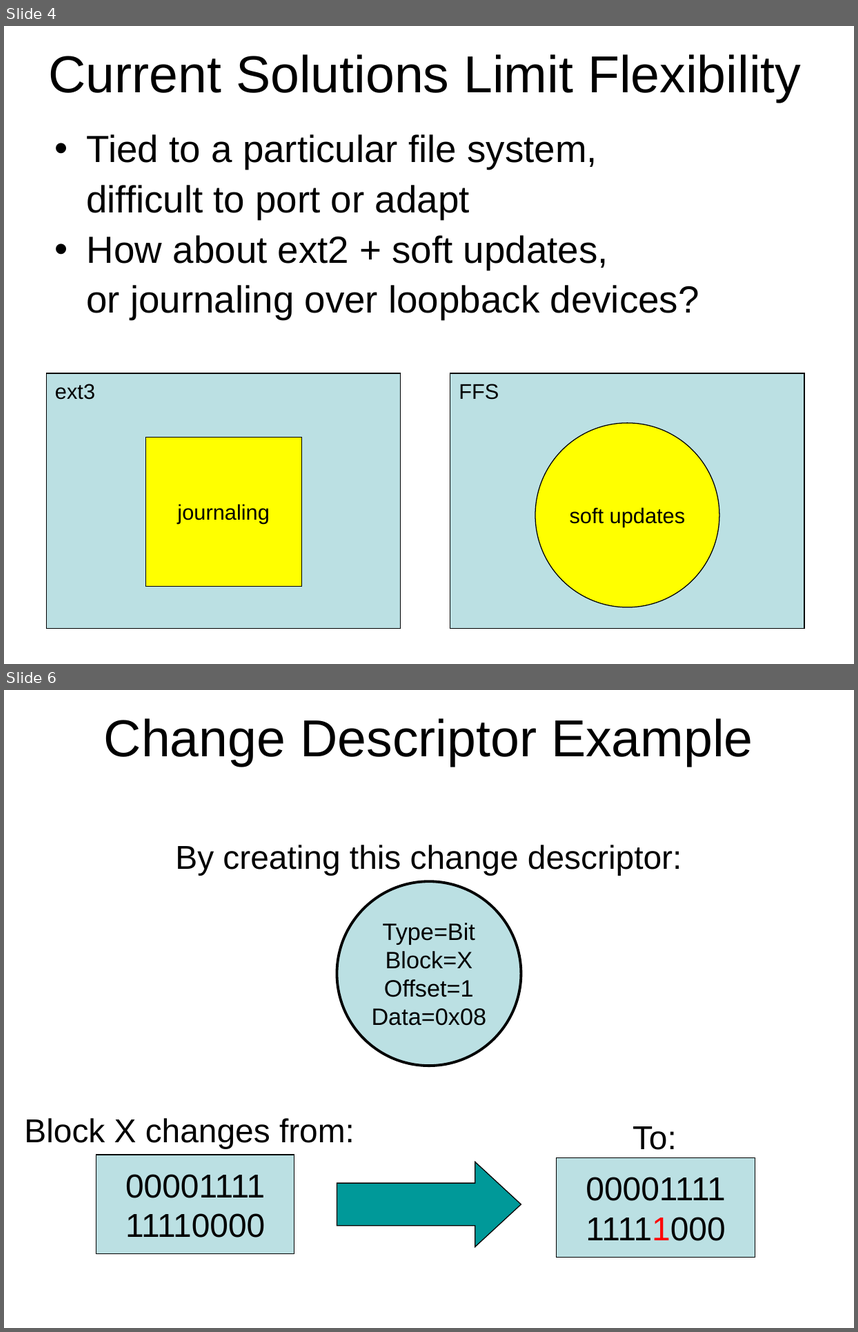
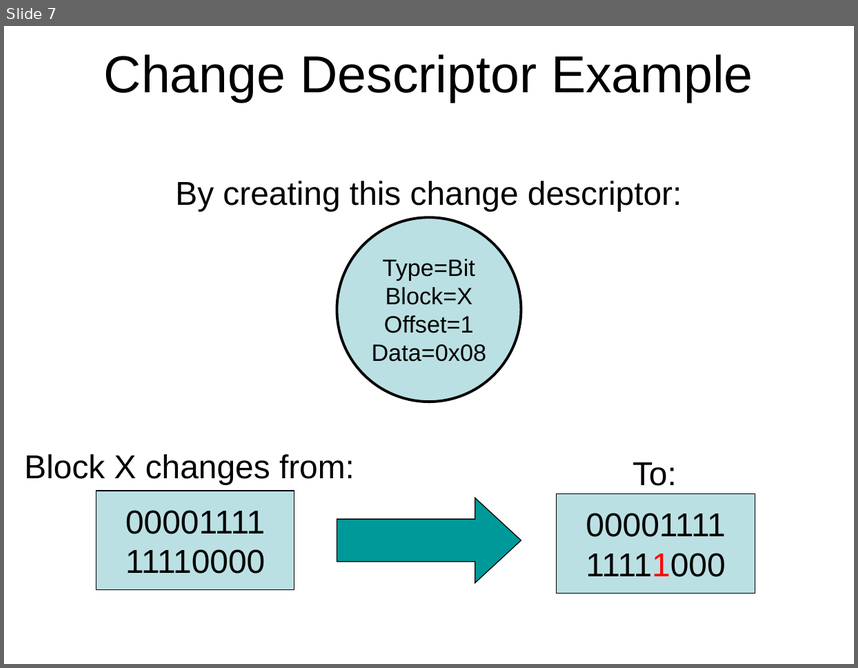
Before and after one commit to ucla-readable/fstitch-doc, a slide deck: sosp_wip/sosp_wip_kudos.ppt. Shown one above the other, each under a label of ours: slides 4 and 6 before the commit, slide 7 after it; the slides between them are not shown. The pictures are 858x1332 and 858x668 pixels, drawn with LibreOffice and Linux fonts; fonts in the diff are those of the drawing. Boxes give left, top, right and bottom in pixels: in the first picture for what was removed or moved away, otherwise in the second. Text is boxed around its words. In the diff, an @@ line names an element or a change of style, - is before the commit and + after.

```diff
--- a/sosp_wip/sosp_wip_kudos.ppt
+++ b/sosp_wip/sosp_wip_kudos.ppt
@@ slide 4 removed at (4, 26, 854, 664), background #FFFFFF @@
@@ title removed at (48, 54, 801, 103) @@
-Current Solutions Limit Flexibility
@@ text removed at (86, 134, 700, 319) @@
-• Tied to a particular file system,
-difficult to port or adapt
-• How about ext2 + soft updates,
-or journaling over loopback devices?
@@ rectangle removed at (47, 373, 401, 628) @@
@@ rectangle removed at (450, 373, 805, 628) @@
@@ text removed at (55, 383, 95, 399) @@
-ext3
@@ text removed at (459, 383, 499, 399) @@
-FFS
@@ rectangle removed at (146, 437, 301, 586) @@
-journaling
@@ ellipse removed at (535, 423, 720, 608) @@
-soft updates
@@ what was slide 6 is now slide 7 @@
```
Also in this commit, not shown: 7 slides changed, 2 slides added, 2 other slides removed.
